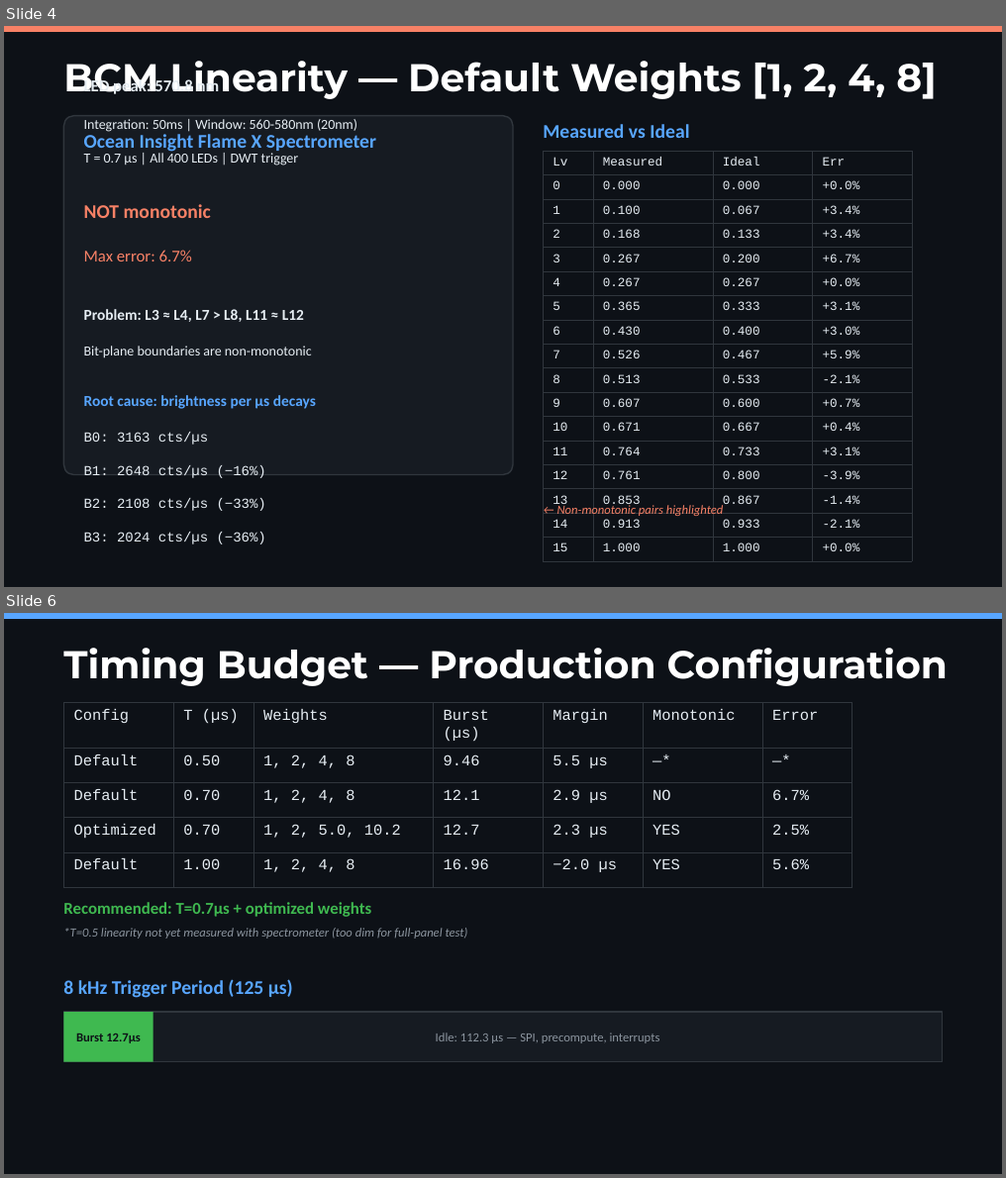
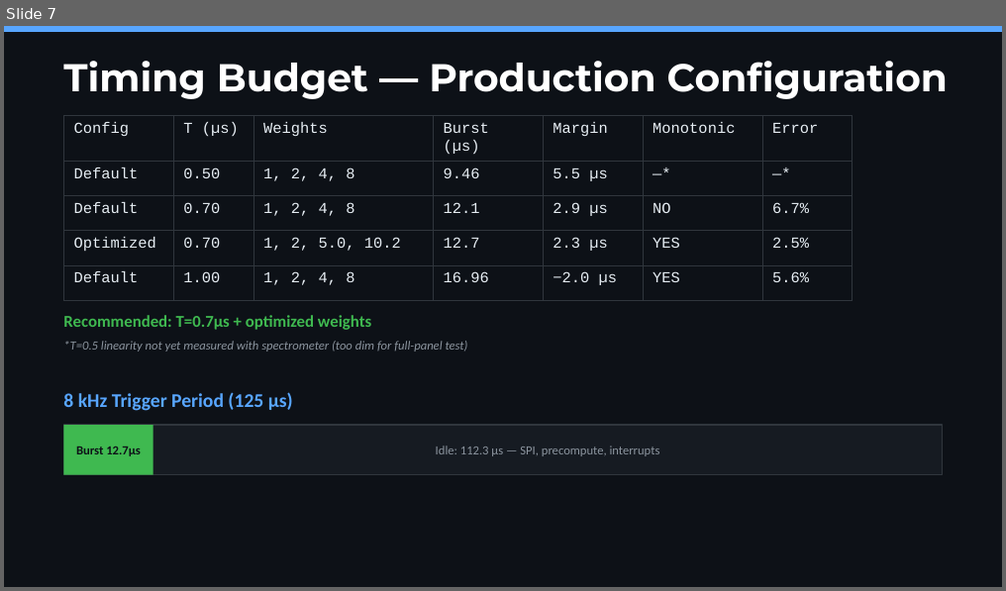
Before and after one commit to mbreiser/G6_Panels_Test_Firmware, a slide deck: test_firmware/single_led/G6_BCM_Summary_v2.pptx. Shown one above the other, each under a label of ours: slides 4 and 6 before the commit, slide 7 after it; the slides between them are not shown. The pictures are 1006x1178 and 1006x591 pixels, drawn with LibreOffice and Linux fonts; fonts in the diff are those of the drawing. Boxes give left, top, right and bottom in pixels: in the first picture for what was removed or moved away, otherwise in the second. Text is boxed around its words. In the diff, an @@ line names an element or a change of style, - is before the commit and + after.

```diff
--- a/test_firmware/single_led/G6_BCM_Summary_v2.pptx
+++ b/test_firmware/single_led/G6_BCM_Summary_v2.pptx
@@ slide 4 removed at [4, 26, 1002, 587], background #0D1117 @@
@@ rectangle removed at [4, 26, 1002, 32] @@
@@ text removed at [63, 61, 936, 99] @@
-BCM Linearity — Default Weights [1, 2, 4, 8]
@@ text removed at [84, 78, 357, 545] @@
-LED peak: 570.8 nm
-Integration: 50ms | Window: 560-580nm (20nm)
-T = 0.7 µs | All 400 LEDs | DWT trigger
-NOT monotonic
-Max error: 6.7%
-Problem: L3 ≈ L4, L7 > L8, L11 ≈ L12
-Bit-plane boundaries are non-monotonic
-Root cause: brightness per µs decays
-B0: 3163 cts/µs
-B1: 2648 cts/µs (−16%)
-B2: 2108 cts/µs (−33%)
-B3: 2024 cts/µs (−36%)
@@ rounded rectangle removed at [63, 116, 513, 475] @@
@@ text removed at [84, 134, 376, 154] @@
-Ocean Insight Flame X Spectrometer
@@ text removed at [543, 124, 689, 138] @@
-Measured vs Ideal
@@ table removed at [543, 151, 912, 556], 17 rows, 4 columns @@
-Lv | Measured | Ideal | Err
-0 | 0.000 | 0.000 | +0.0%
-1 | 0.100 | 0.067 | +3.4%
-2 | 0.168 | 0.133 | +3.4%
-3 | 0.267 | 0.200 | +6.7%
-4 | 0.267 | 0.267 | +0.0%
-5 | 0.365 | 0.333 | +3.1%
-6 | 0.430 | 0.400 | +3.0%
-7 | 0.526 | 0.467 | +5.9%
-8 | 0.513 | 0.533 | -2.1%
-9 | 0.607 | 0.600 | +0.7%
-10 | 0.671 | 0.667 | +0.4%
-11 | 0.764 | 0.733 | +3.1%
-12 | 0.761 | 0.800 | -3.9%
-13 | 0.853 | 0.867 | -1.4%
-14 | 0.913 | 0.933 | -2.1%
-15 | 1.000 | 1.000 | +0.0%
@@ text removed at [557, 505, 724, 516] @@
-← Non-monotonic pairs highlighted
@@ what was slide 6 is now slide 7 @@
```
Also in this commit, not shown: 1 slide changed, 2 slides added, 6 other files.
